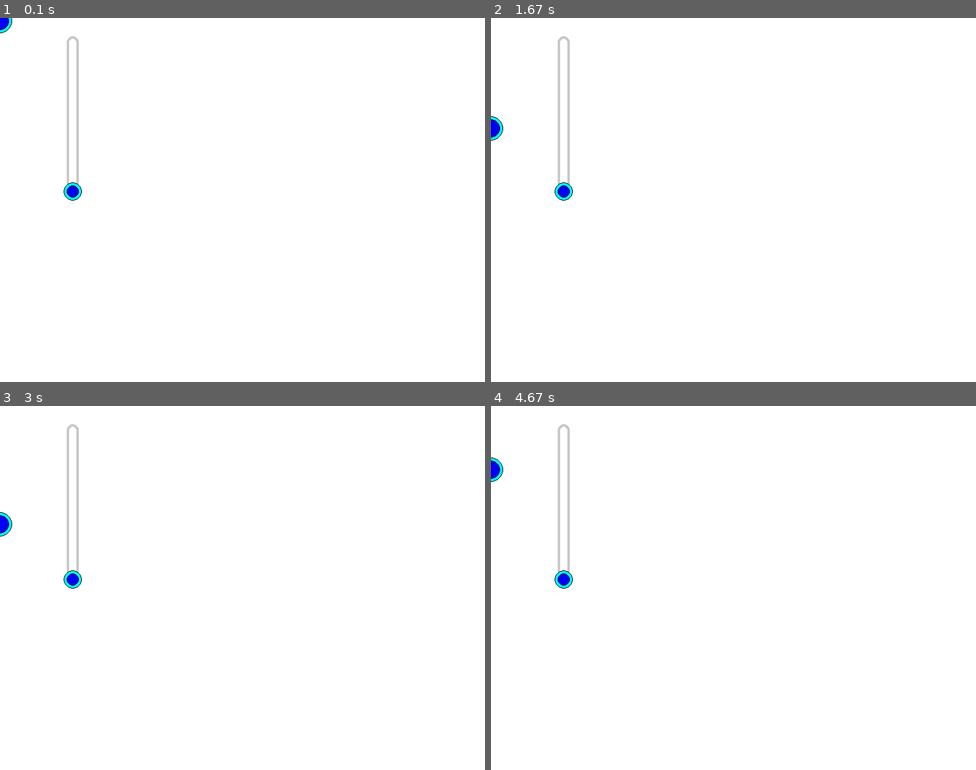
Above: before the commit, frames 1-4 (two rows, left to right).
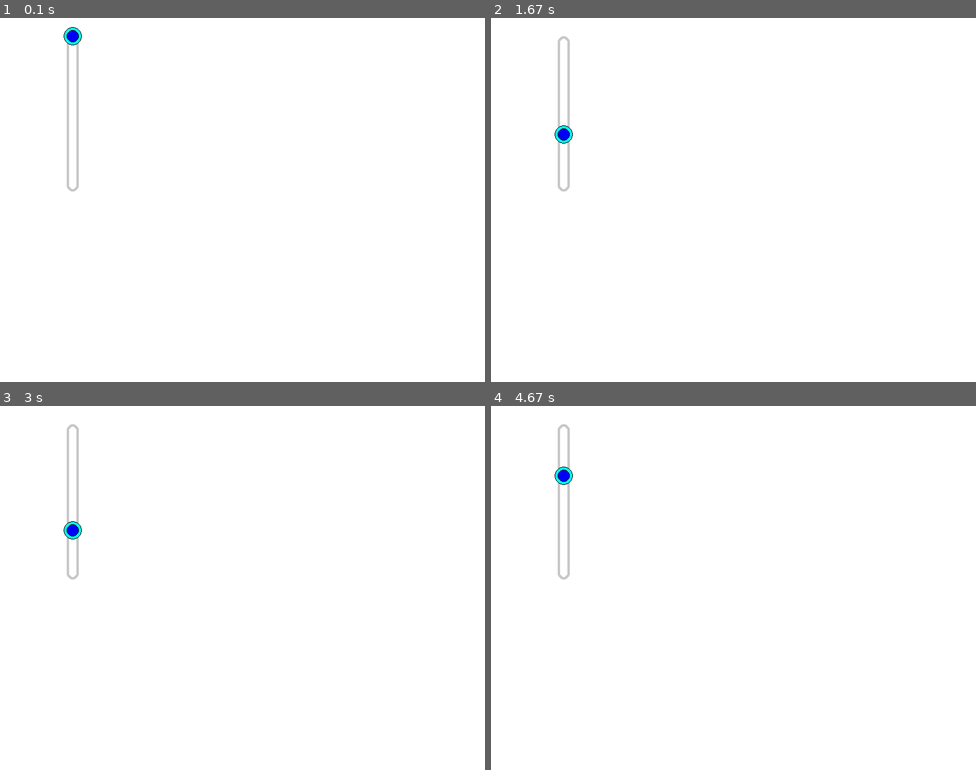
Above: after the commit, the same moments.

Repository: JohnAndPython/Pygame_ColorsPanel
Game: pygame game, started from main.py
Same seed, same stepped clock (60 frames per second), same inputs: the game is played once before the commit and once after it.
Inputs (mouse positions are in pixels of both pictures, inside the frame that each line leads up to):
- Up to frame 1 (0.1 s): no input
- Up to frame 2 (1.67 s): click (733, 200) at 0.38 s; click (583, 145) at 0.72 s; click (912, 327) at 1.05 s; click (617, 127) at 1.38 s
- Up to frame 3 (3 s): click (242, 631) at 1.72 s; click (174, 511) at 2.05 s; click (412, 682) at 2.38 s; click (344, 522) at 2.72 s
- Up to frame 4 (4.67 s): click (592, 518) at 3.05 s; click (617, 653) at 3.38 s; click (626, 558) at 3.72 s; click (588, 722) at 4.05 s; click (655, 471) at 4.42 s

The runs differ from the first frame. In frame 1, 0.4% of the frame differs, in the area x 0-17%, y 0-51%; in frame 2, 0.4%, in the area x 0-17%, y 27-51%; in frame 3, 0.4%; in frame 4, 0.4%.

Commit message:
Testing slider object

Diff:
--- a/main.py
+++ b/main.py
@@ -34,11 +34,12 @@
             sys.exit()
 
     # update
-    dot_red.update(mouse_pos[1])
+    #dot_red.update(mouse_pos[1])
+    slider_red.update(mouse_pos[1])
 
     screen.fill((255, 255, 255))
 
-    dot_red.draw(screen)
+    #dot_red.draw(screen)
     slider_red.draw(screen)
 
 
